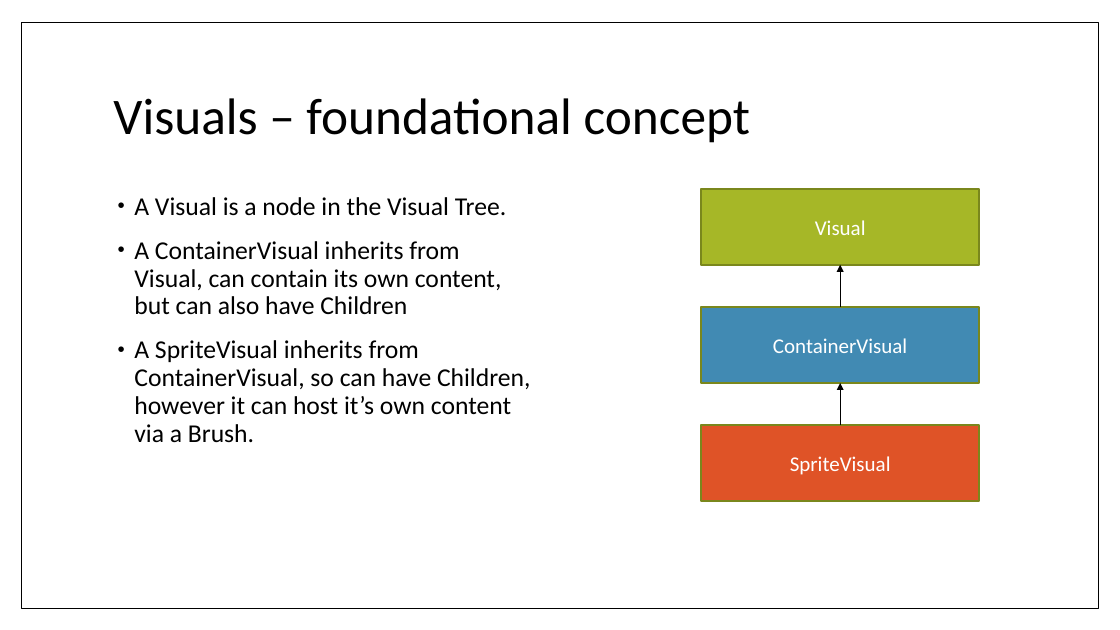
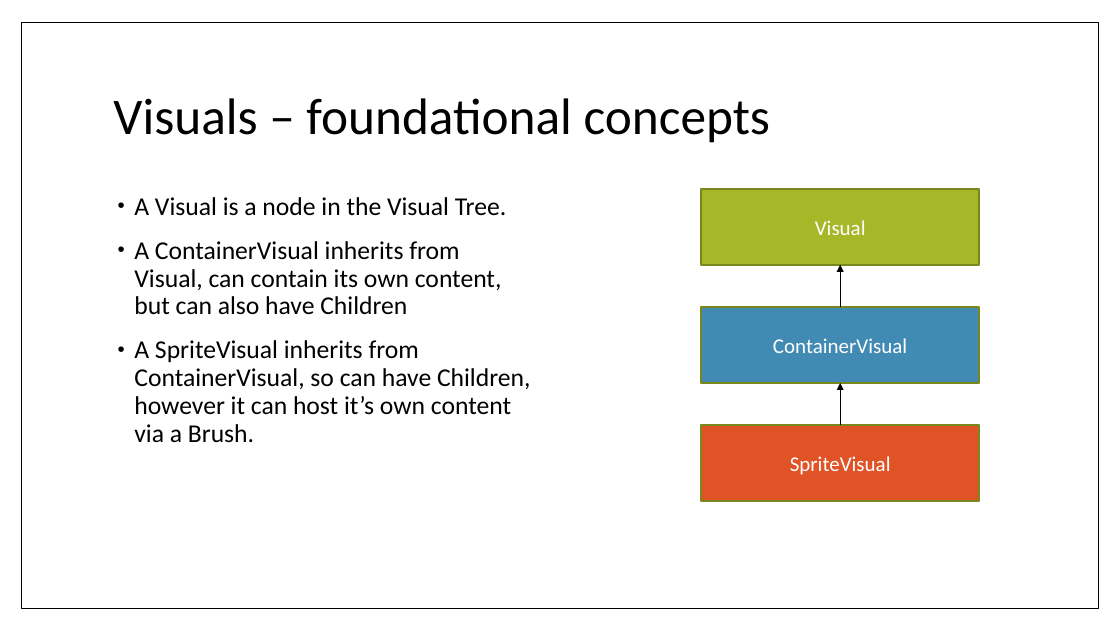
Before and after one commit to darenm/CompositionSession, a slide deck: slide 5 of DDD2016-Composition.pptx. Drawn at 1120x630 pixels with LibreOffice and Linux fonts; fonts in the diff are those of the drawing. Boxes give left, top, right and bottom in pixels: in the first picture for what was removed or moved away, otherwise in the second. Text is boxed around its words. In the diff, an @@ line names an element or a change of style, - is before the commit and + after.

```diff
--- a/DDD2016-Composition.pptx
+++ b/DDD2016-Composition.pptx
@@ title at box(113, 98, 770, 143): text changed @@
-Visuals – foundational concept
+Visuals – foundational concepts
```
Also in this commit, not shown: 2 other slides changed.
